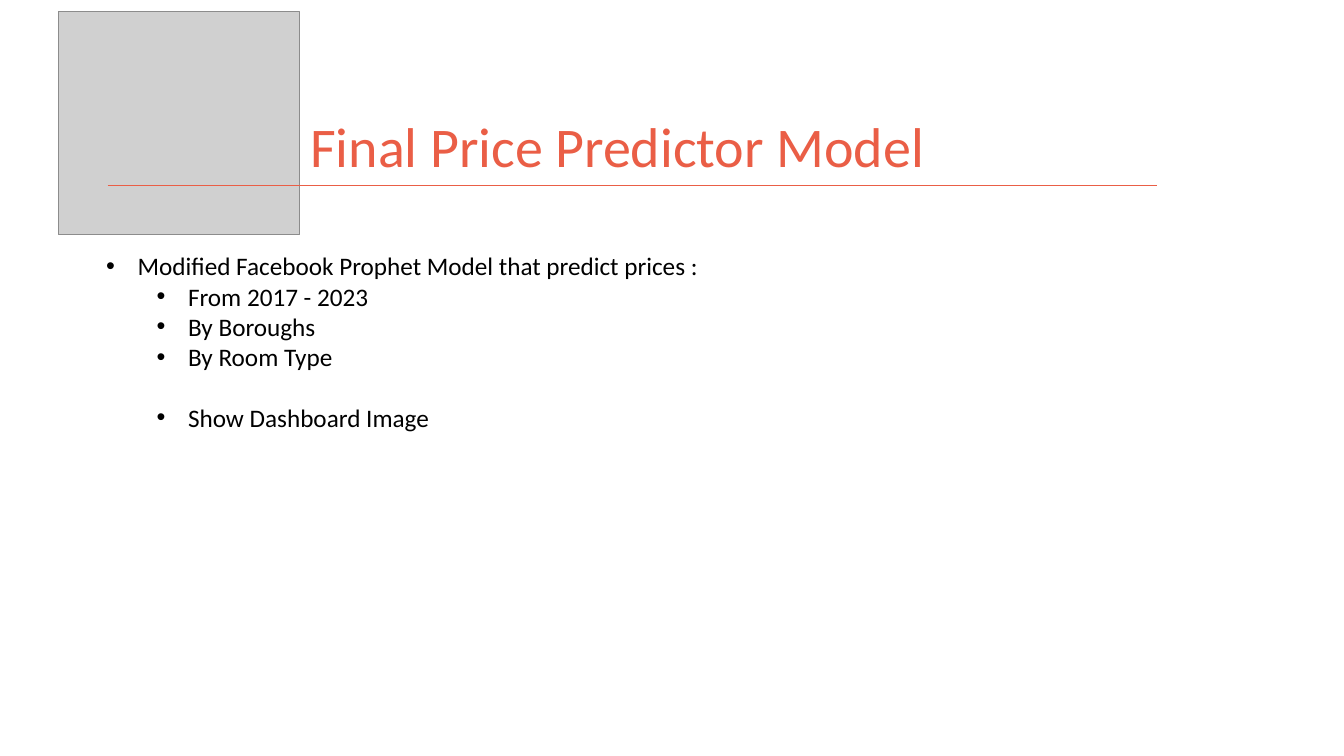
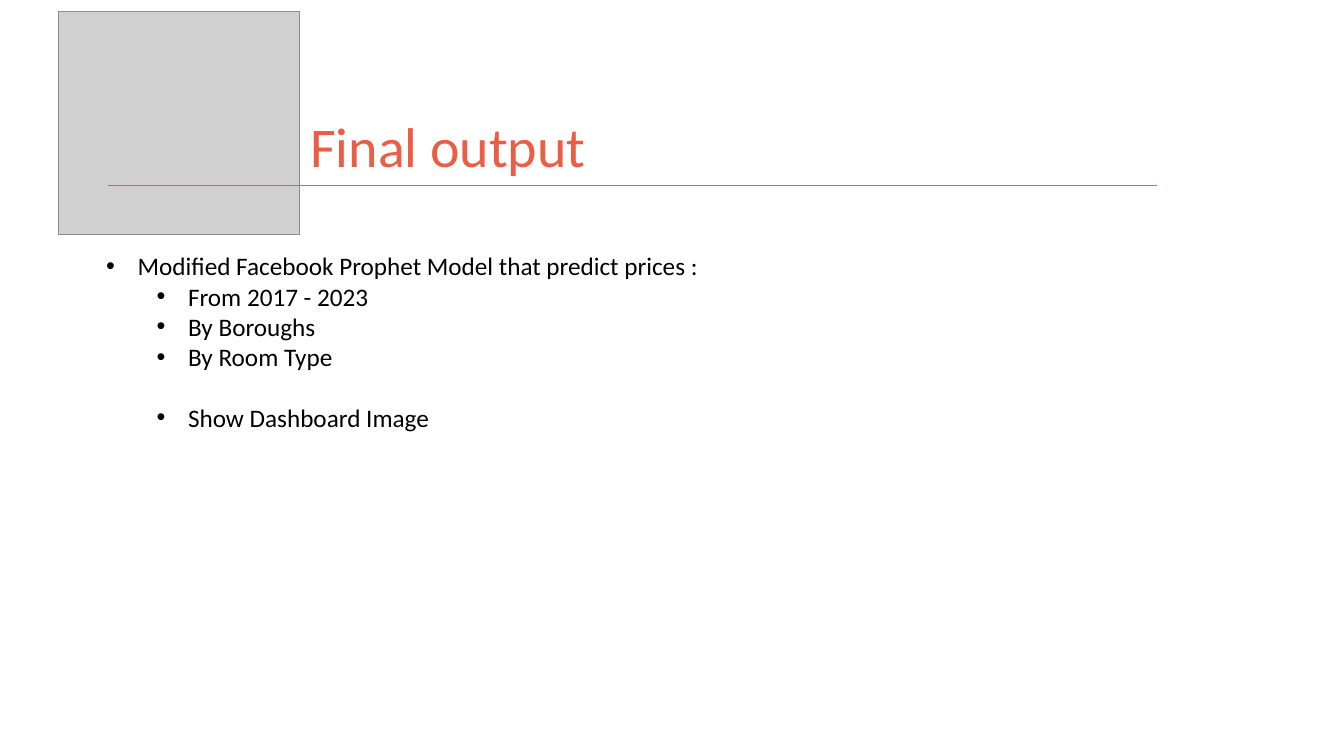
Before and after one commit to kman4/AirbnbPredictions, a slide deck: slide 23 of Airbnb Price Predictions (Model).pptx (slide 21 before the commit). Drawn at 1344x756 pixels with LibreOffice and Linux fonts; fonts in the diff are those of the drawing; grey boxes stand for pictures. Boxes give left, top, right and bottom in pixels: in the first picture for what was removed or moved away, otherwise in the second. Text is boxed around its words. In the diff, an @@ line names an element or a change of style, - is before the commit and + after.

```diff
--- a/Airbnb Price Predictions (Model).pptx
+++ b/Airbnb Price Predictions (Model).pptx
@@ title at <box>310,128,585,176</box>: text changed @@
-Final Price Predictor Model
+Final output
```
Also in this commit, not shown: 5 other slides changed.
